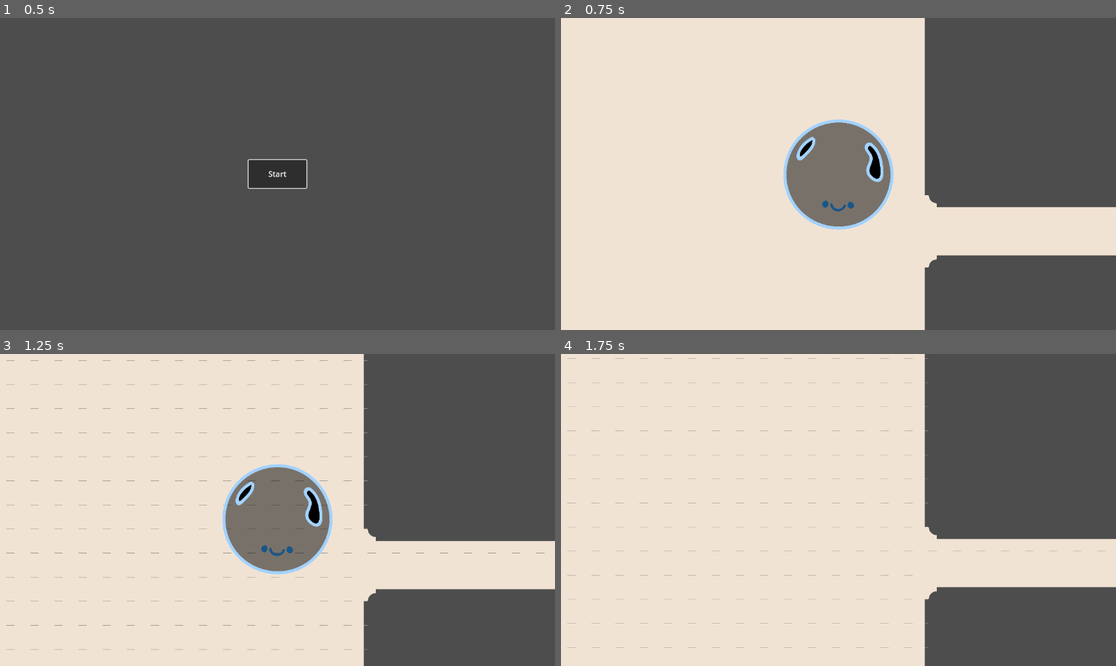
Above: before the commit, frames 1-4 (two rows, left to right).
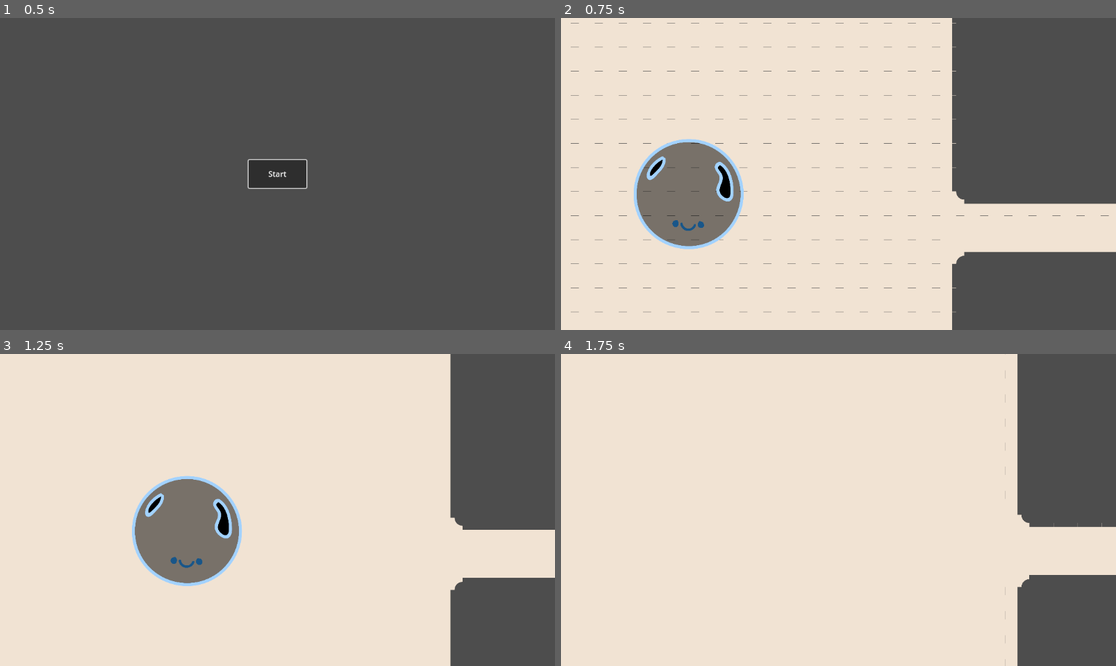
Above: after the commit, the same moments.

Repository: theascone/ggj25
Game: Godot game, scene res://scenes/menu.tscn
The game is run twice, just before and just after one commit, with the same random seed, the same clock (stepped at 60 frames per second) and the same inputs.
Inputs:
- Up to frame 1 (0.5 s): no input
- Up to frame 2 (0.75 s): click "Start" at 0.5 s
- Up to frame 3 (1.25 s): no input
- Up to frame 4 (1.75 s): hold D (move_right) from 1.28 s (still down); hold Space (split) from 1.28 s (still down); tap W (move_up) at 1.52 s

Frame 1 is identical in both runs. In frame 2, 17% of the frame differs, in the area x 1-100%, y 0-100%; in frame 3, 26%; in frame 4, 16%.

Commit message:
increase bubble accelleration

Diff:
--- a/scenes/level1.tscn
+++ b/scenes/level1.tscn
@@ -440,6 +440,7 @@
 [node name="Root" type="Node2D"]
 
 [node name="Player" parent="." node_paths=PackedStringArray("controlled") instance=ExtResource("2_y6y1y")]
+acceleration = 1200.0
 controlled = NodePath("../Bubble")
 bubble_scene = ExtResource("1_wyawi")
 
@@ -454,3 +455,4 @@
 tile_set = SubResource("TileSet_3y5wf")
 
 [node name="Bubble" parent="." instance=ExtResource("1_wyawi")]
+position = Vector2(-368, 48)
